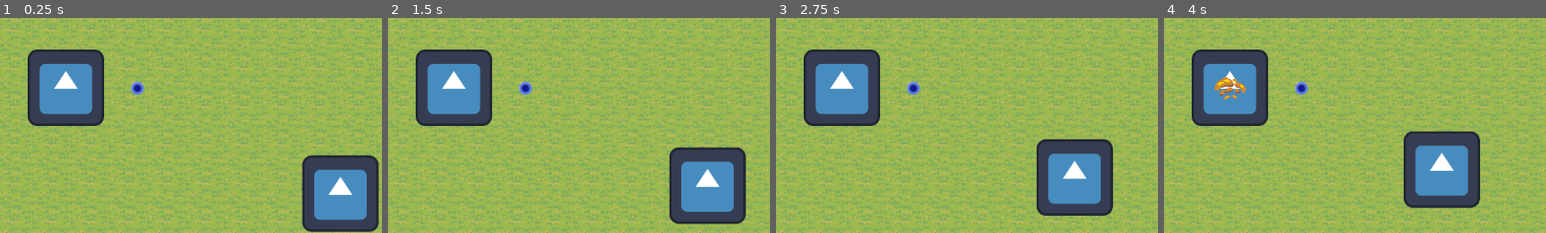
Above: before the commit, frames 1-4 (left to right).
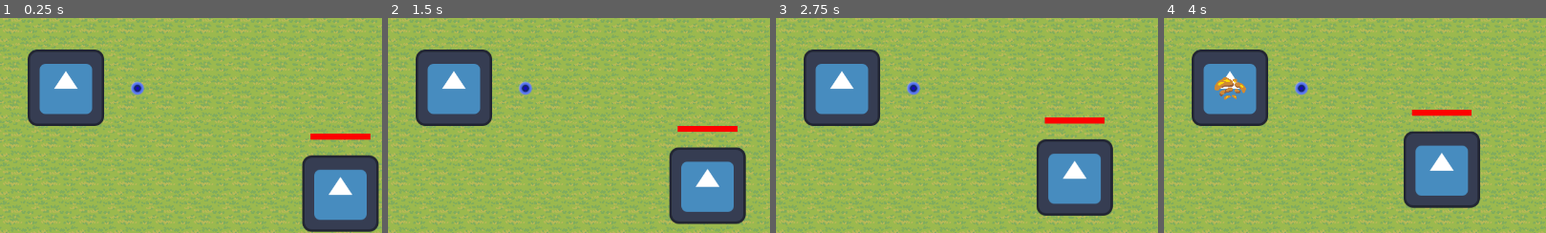
Above: after the commit, the same moments.

Repository: GlitchedSalad/global-game-jam-2026
Game: Godot game, scene res://src/scenes/level/main.tscn
Same seed, same stepped clock (60 frames per second), same inputs: the game is played once before the commit and once after it. The engine's default icon, where the game draws it, is replaced by a stand-in: a white triangle on a blue panel in a dark square.
Inputs:
- Up to frame 1 (0.25 s): no input
- Up to frame 2 (1.5 s): hold Right (ARROW_RIGHT) 0.53-1.28 s; tap G (G) at 0.6 s; tap H (H) at 0.8, 1.35 s; hold Down (ARROW_DOWN) from 1.28 s (still down)
- Up to frame 3 (2.75 s): tap G (G) at 1.55, 2.1 s; release Down (ARROW_DOWN) at 2.03 s; hold Right (ARROW_RIGHT) from 2.03 s (still down); tap H (H) at 2.3 s
- Up to frame 4 (4 s): release Right (ARROW_RIGHT) at 2.78 s; hold Up (ARROW_UP) 2.78-3.53 s; tap H (H) at 2.85, 3.8 s; tap G (G) at 3.05 s; hold Left (ARROW_LEFT) from 3.53 s (still down); tap J (J) at 3.6 s
The pictures show only the part of the screen within x 41-91%, y 34-84%; the shares and areas given below are measured in that part.

The runs differ from the first frame. In frame 1, 0.5% of the frame differs, in the area x 81-97%, y 53-57%; in frame 2, 0.4%; in frame 3, 0.5%; in frame 4, 0.5%.

Commit message:
health stuff

Diff:
--- a/project.godot
+++ b/project.godot
@@ -17,8 +17,8 @@
 
 [autoload]
 
+GlobalData="*uid://c6hojmayj4deq"
 Global="*uid://c6hojmayj4deq"
-GlobalData="*uid://c6hojmayj4deq"
 
 [display]
 
@@ -118,6 +118,86 @@
 "events": [Object(InputEventKey,"resource_local_to_scene":false,"resource_name":"","device":-1,"window_id":0,"alt_press …(195 unchanged characters)…
 ]
 }
+p1_up={
+"deadzone": 0.2,
+"events": [Object(InputEventKey,"resource_local_to_scene":false,"resource_name":"","device":-1,"window_id":0,"alt_pressed":false,"shift_pressed":false,"ctrl_pressed":false,"meta_pressed":false,"pressed":false,"keycode":0,"physical_keycode":87,"key_label":0,"unicode":119,"location":0,"echo":false,"script":null)
+]
+}
+p1_down={
+"deadzone": 0.2,
+"events": [Object(InputEventKey,"resource_local_to_scene":false,"resource_name":"","device":-1,"window_id":0,"alt_pressed":false,"shift_pressed":false,"ctrl_pressed":false,"meta_pressed":false,"pressed":false,"keycode":0,"physical_keycode":83,"key_label":0,"unicode":115,"location":0,"echo":false,"script":null)
+]
+}
+p1_left={
+"deadzone": 0.2,
+"events": [Object(InputEventKey,"resource_local_to_scene":false,"resource_name":"","device":-1,"window_id":0,"alt_pressed":false,"shift_pressed":false,"ctrl_pressed":false,"meta_pressed":false,"pressed":false,"keycode":0,"physical_keycode":65,"key_label":0,"unicode":97,"location":0,"echo":false,"script":null)
+]
+}
+p1_right={
+"deadzone": 0.2,
+"events": [Object(InputEventKey,"resource_local_to_scene":false,"resource_name":"","device":-1,"window_id":0,"alt_pressed":false,"shift_pressed":false,"ctrl_pressed":false,"meta_pressed":false,"pressed":false,"keycode":0,"physical_keycode":68,"key_label":0,"unicode":100,"location":0,"echo":false,"script":null)
+]
+}
+p1_act1={
+"deadzone": 0.2,
+"events": [Object(InputEventKey,"resource_local_to_scene":false,"resource_name":"","device":-1,"window_id":0,"alt_pressed":false,"shift_pressed":false,"ctrl_pressed":false,"meta_pressed":false,"pressed":false,"keycode":0,"physical_keycode":89,"key_label":0,"unicode":121,"location":0,"echo":false,"script":null)
+]
+}
+p1_act2={
+"deadzone": 0.2,
+"events": [Object(InputEventKey,"resource_local_to_scene":false,"resource_name":"","device":-1,"window_id":0,"alt_pressed":false,"shift_pressed":false,"ctrl_pressed":false,"meta_pressed":false,"pressed":false,"keycode":0,"physical_keycode":71,"key_label":0,"unicode":103,"location":0,"echo":false,"script":null)
+]
+}
+p1_act3={
+"deadzone": 0.2,
+"events": [Object(InputEventKey,"resource_local_to_scene":false,"resource_name":"","device":-1,"window_id":0,"alt_pressed":false,"shift_pressed":false,"ctrl_pressed":false,"meta_pressed":false,"pressed":false,"keycode":0,"physical_keycode":72,"key_label":0,"unicode":104,"location":0,"echo":false,"script":null)
+]
+}
+p1_act4={
+"deadzone": 0.2,
+"events": [Object(InputEventKey,"resource_local_to_scene":false,"resource_name":"","device":-1,"window_id":0,"alt_pressed":false,"shift_pressed":false,"ctrl_pressed":false,"meta_pressed":false,"pressed":false,"keycode":0,"physical_keycode":74,"key_label":0,"unicode":106,"location":0,"echo":false,"script":null)
+]
+}
+p2_up={
+"deadzone": 0.2,
+"events": [Object(InputEventKey,"resource_local_to_scene":false,"resource_name":"","device":-1,"window_id":0,"alt_pressed":false,"shift_pressed":false,"ctrl_pressed":false,"meta_pressed":false,"pressed":false,"keycode":0,"physical_keycode":4194320,"key_label":0,"unicode":0,"location":0,"echo":false,"script":null)
+]
+}
+p2_down={
+"deadzone": 0.2,
+"events": [Object(InputEventKey,"resource_local_to_scene":false,"resource_name":"","device":-1,"window_id":0,"alt_pressed":false,"shift_pressed":false,"ctrl_pressed":false,"meta_pressed":false,"pressed":false,"keycode":0,"physical_keycode":4194322,"key_label":0,"unicode":0,"location":0,"echo":false,"script":null)
+]
+}
+p2_left={
+"deadzone": 0.2,
+"events": [Object(InputEventKey,"resource_local_to_scene":false,"resource_name":"","device":-1,"window_id":0,"alt_pressed":false,"shift_pressed":false,"ctrl_pressed":false,"meta_pressed":false,"pressed":false,"keycode":0,"physical_keycode":4194319,"key_label":0,"unicode":0,"location":0,"echo":false,"script":null)
+]
+}
+p2_right={
+"deadzone": 0.2,
+"events": [Object(InputEventKey,"resource_local_to_scene":false,"resource_name":"","device":-1,"window_id":0,"alt_pressed":false,"shift_pressed":false,"ctrl_pressed":false,"meta_pressed":false,"pressed":false,"keycode":0,"physical_keycode":4194321,"key_label":0,"unicode":0,"location":0,"echo":false,"script":null)
+]
+}
+p2_act1={
+"deadzone": 0.2,
+"events": [Object(InputEventKey,"resource_local_to_scene":false,"resource_name":"","device":-1,"window_id":0,"alt_pressed":false,"shift_pressed":false,"ctrl_pressed":false,"meta_pressed":false,"pressed":false,"keycode":0,"physical_keycode":4194443,"key_label":0,"unicode":0,"location":0,"echo":false,"script":null)
+]
+}
+p2_act2={
+"deadzone": 0.2,
+"events": [Object(InputEventKey,"resource_local_to_scene":false,"resource_name":"","device":-1,"window_id":0,"alt_pressed":false,"shift_pressed":false,"ctrl_pressed":false,"meta_pressed":false,"pressed":false,"keycode":0,"physical_keycode":4194439,"key_label":0,"unicode":0,"location":0,"echo":false,"script":null)
+]
+}
+p2_act3={
+"deadzone": 0.2,
+"events": [Object(InputEventKey,"resource_local_to_scene":false,"resource_name":"","device":-1,"window_id":0,"alt_pressed":false,"shift_pressed":false,"ctrl_pressed":false,"meta_pressed":false,"pressed":false,"keycode":0,"physical_keycode":4194440,"key_label":0,"unicode":0,"location":0,"echo":false,"script":null)
+]
+}
+p2_act4={
+"deadzone": 0.2,
+"events": [Object(InputEventKey,"resource_local_to_scene":false,"resource_name":"","device":-1,"window_id":0,"alt_pressed":false,"shift_pressed":false,"ctrl_pressed":false,"meta_pressed":false,"pressed":false,"keycode":0,"physical_keycode":4194441,"key_label":0,"unicode":0,"location":0,"echo":false,"script":null)
+]
+}
 
 [physics]
 
--- /dev/null
+++ b/src/scenes/components/playerDeathComponent.tscn
@@ -0,0 +1,6 @@
+[gd_scene format=3 uid="uid://bwfosfs2nwmen"]
+
+[ext_resource type="Script" uid="uid://bscvmoxwqqgjp" path="res://src/scripts/components/player_death_component.gd" id="1_4fgcg"]
+
+[node name="PlayerDeathComponent" type="Node2D" unique_id=1371335719]
+script = ExtResource("1_4fgcg")
--- /dev/null
+++ b/src/scenes/components/simpleEnemyDeathComponent.tscn
@@ -0,0 +1,6 @@
+[gd_scene format=3 uid="uid://b8o8cp57cfmr7"]
+
+[ext_resource type="Script" uid="uid://cfpdaij5rj82r" path="res://src/scripts/components/simple_enemy_death_component.gd" id="1_1obka"]
+
+[node name="SimpleEnemyDeathComponent" type="Node2D" unique_id=1782825441]
+script = ExtResource("1_1obka")
--- a/src/scenes/entities/projectiles/fireballProjectile.tscn
+++ b/src/scenes/entities/projectiles/fireballProjectile.tscn
@@ -112,6 +112,7 @@
 [node name="HurtboxComponent" parent="." unique_id=751094630 instance=ExtResource("3_3hawb")]
 collision_layer = 2
 collision_mask = 2
+damage_amount = 10.0
 
 [node name="CollisionShape2D" type="CollisionShape2D" parent="HurtboxComponent" unique_id=1541749183]
 shape = SubResource("CircleShape2D_w73ag")
--- a/src/scenes/level/main.tscn
+++ b/src/scenes/level/main.tscn
@@ -6,12 +6,15 @@
 [ext_resource type="Texture2D" uid="uid://cb87npg0knyh0" path="res://src/assets/Terrain/Resources/Wood/Trees/Tree1.png" id="3_awelt"]
 [ext_resource type="Script" path="res://src/scenes/level/tree_gen.gd" id="4_6omyi"]
 [ext_resource type="Texture2D" uid="uid://c2tos1omse0cv" path="res://icon.svg" id="4_srwyl"]
-[ext_resource type="PackedScene" path="res://src/scenes/entities/pickup.tscn" id="5_8c177"]
-[ext_resource type="PackedScene" uid="uid://cfl6rcjkfgn62" path="res://src/scenes/entities/PlayerCharacter.tscn" id="5_spl18"]
+[ext_resource type="PackedScene" uid="uid://dbheax1kx27dy" path="res://src/scenes/entities/pickup.tscn" id="5_8c177"]
+[ext_resource type="PackedScene" path="res://src/scenes/entities/PlayerCharacter.tscn" id="5_spl18"]
 [ext_resource type="PackedScene" uid="uid://dcdntvpo1nj4i" path="res://src/scenes/components/hud.tscn" id="6_srwyl"]
 [ext_resource type="PackedScene" uid="uid://hk2c87ramnko" path="res://src/scenes/entities/attacks/fireballAttack.tscn" id="8_msnoq"]
 [ext_resource type="PackedScene" uid="uid://bshpxi4v4f6ni" path="res://src/scenes/entities/projectileSpawner.tscn" id="9_qm6ml"]
 [ext_resource type="PackedScene" uid="uid://vecdkg8tcvyq" path="res://src/scenes/entities/projectiles/fireballProjectile.tscn" id="10_spl18"]
+[ext_resource type="PackedScene" uid="uid://bqv7bi33vhg54" path="res://src/scenes/components/healthBarComponent.tscn" id="11_yqvjp"]
+[ext_resource type="PackedScene" uid="uid://bjf0ikgfprwt7" path="res://src/scenes/components/healthComponent.tscn" id="12_1k6de"]
+[ext_resource type="PackedScene" uid="uid://1m2glmtcoar3" path="res://src/scenes/components/hitboxComponent.tscn" id="12_jaxiw"]
 [ext_resource type="PackedScene" uid="uid://d2gum0xjqtefg" path="res://src/scenes/components/simple_ranged_enemy_controller.tscn" id="13_spl18"]
 
 [sub_resource type="TileSetAtlasSource" id="TileSetAtlasSource_srwyl"]
@@ -585,6 +588,9 @@
 [sub_resource type="TileSet" id="TileSet_msnoq"]
 sources/0 = SubResource("TileSetAtlasSource_pftw2")
 
+[sub_resource type="CircleShape2D" id="CircleShape2D_jaxiw"]
+radius = 82.29824
+
 [node name="Main" type="Node2D" unique_id=64097844]
 script = ExtResource("1_0s8lj")
 
@@ -622,3 +628,20 @@
 ProjectileScene = ExtResource("10_spl18")
 
 [node name="CharController" parent="CharacterBase2" unique_id=273893491 instance=ExtResource("13_spl18")]
+
+[node name="HealthComponent" parent="CharacterBase2" unique_id=530295951 instance=ExtResource("12_1k6de")]
+max_health = 100.0
+
+[node name="HealthBarComponent" parent="CharacterBase2" unique_id=1034124488 node_paths=PackedStringArray("health_component") instance=ExtResource("11_yqvjp")]
+position = Vector2(0, -100)
+health_component = NodePath("../HealthComponent")
+width = 100
+height = 10
+
+[node name="HitboxComponent" parent="CharacterBase2" unique_id=1013292098 node_paths=PackedStringArray("health_component") instance=ExtResource("12_jaxiw")]
+collision_layer = 2
+collision_mask = 2
+health_component = NodePath("../HealthComponent")
+
+[node name="CollisionShape2D" type="CollisionShape2D" parent="CharacterBase2/HitboxComponent" unique_id=507369368]
+shape = SubResource("CircleShape2D_jaxiw")
--- /dev/null
+++ b/src/scripts/components/death_component.gd
@@ -0,0 +1,7 @@
+@abstract
+class_name DeathComponent
+extends Node2D
+
+signal died
+
+@abstract func die()
--- a/src/scripts/components/healthbar_component.gd
+++ b/src/scripts/components/healthbar_component.gd
@@ -26,8 +26,8 @@
 	var bg_color = Color(0.2, 0.2, 0.2)
 	var fg_color = Color(1.0, 0.0, 0.0)
 
-	draw_rect(Rect2(Vector2(0, 0), Vector2(width, height)), bg_color)
-	draw_rect(Rect2(Vector2(0, 0), Vector2(width * health_percent, height)), fg_color)
+	draw_rect(Rect2(Vector2(-width / 2, 0), Vector2(width, height)), bg_color)
+	draw_rect(Rect2(Vector2(-width / 2, 0), Vector2(width * health_percent, height)), fg_color)
 
 func _on_health_changed():
 	queue_redraw()
--- a/src/scripts/components/player_controller.gd
+++ b/src/scripts/components/player_controller.gd
@@ -2,6 +2,9 @@
 @export var player = 0
 
 @export var speed := 100
+
+@export var death_component: DeathComponent
+
 var direction : Vector2
 
 signal move(value : Vector2)
--- /dev/null
+++ b/src/scripts/components/player_death_component.gd
@@ -0,0 +1,4 @@
+extends DeathComponent
+
+func die():
+	died.emit()
--- /dev/null
+++ b/src/scripts/components/simple_enemy_death_component.gd
@@ -0,0 +1,9 @@
+extends DeathComponent
+
+@export var xp: int
+
+func die():
+	var xp_orb = Pickup
+	xp_orb.xp = xp
+	xp_orb.position = global_position
+	get_tree().root.add_child(xp_orb)
--- a/src/scripts/entities/character_base.gd
+++ b/src/scripts/entities/character_base.gd
@@ -3,6 +3,8 @@
 @export var controller : Node
 @export var attack1: Attack
 var direction: Vector2
+
+var health: HealthComponent
 
 
 func _ready() -> void:
@@ -12,6 +14,10 @@
 	controller.attack1.connect(_on_attack1)
 	direction = Vector2.RIGHT
 
+	health = get_node_or_null("HealthComponent")
+	if (health is HealthComponent):
+		health.health_depleted.connect(_on_health_depleted)
+
 func _on_controller_move(vec : Vector2):
 	global_position += vec
 	if vec.length() > 0 :
@@ -19,3 +25,6 @@
 
 func _on_attack1():
 	attack1.attack(direction)
+
+func _on_health_depleted():
+	print("dead")
--- a/src/scripts/entities/pickup_handler.gd
+++ b/src/scripts/entities/pickup_handler.gd
@@ -1,5 +1,7 @@
+class_name Pickup
 extends Node2D
-@export var xp = 10
+
+@export var xp: int = 10
 
 # Called when the node enters the scene tree for the first time.
 func _ready() -> void:
Not shown: 1 places in src/scenes/entities/projectiles/fireballProjectile.tscn that only renumber resources
Not shown, added: src/scripts/components/death_component.gd.uid
Not shown, added: src/scripts/components/player_death_component.gd.uid
Not shown, added: src/scripts/components/simple_enemy_death_component.gd.uid
